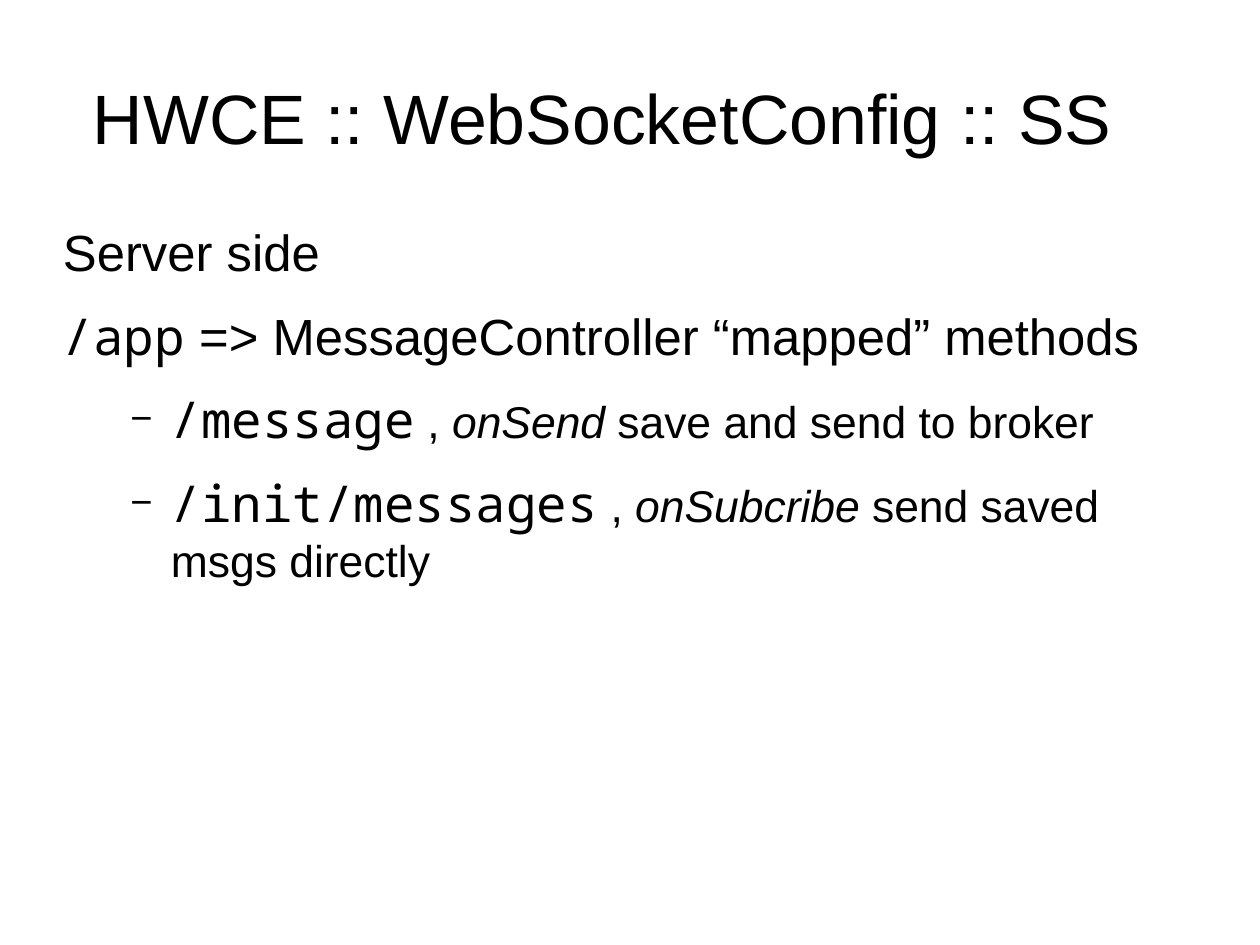
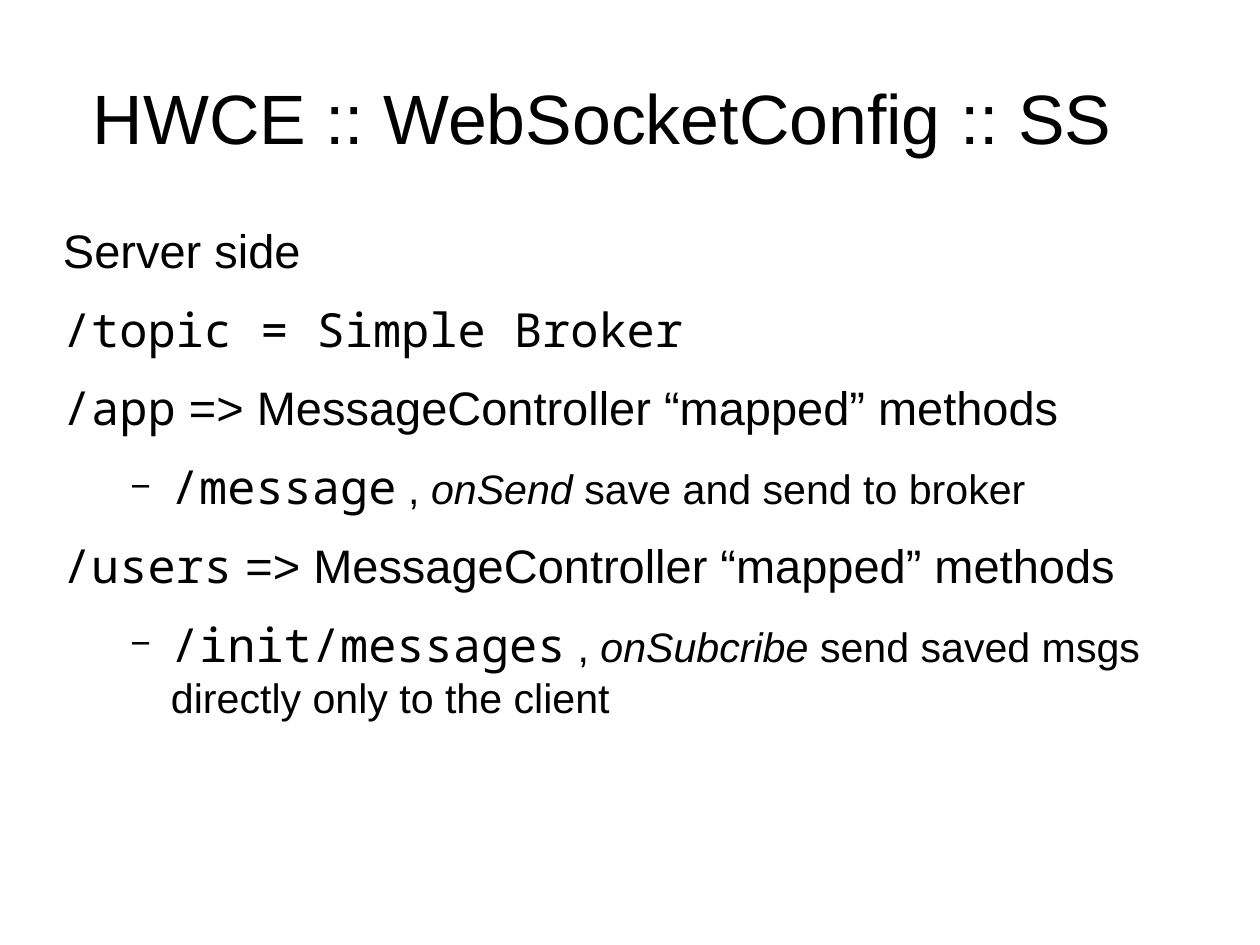
Before and after one commit to Tinvention/Training-websocket-with-spring, a slide deck: slide 15 of websocket-with-spring.odp. Drawn at 1260x945 pixels with LibreOffice and Linux fonts; fonts in the diff are those of the drawing; background and template pictures are left out. Boxes give left, top, right and bottom in pixels: in the first picture for what was removed or moved away, otherwise in the second. Text is boxed around its words. In the diff, an @@ line names an element or a change of style, - is before the commit and + after.

```diff
--- a/websocket-with-spring.odp
+++ b/websocket-with-spring.odp
@@ text at [63, 234, 1058, 516]: size 32 to 29.6 pt in "Server side", "/app => MessageController “mapped” methods", "/message"; size 28 to 25.9 pt in ", onSend save and send to broker" @@
@@ text at [63, 311, 683, 359]: paragraph added @@
+/topic = Simple Broker
@@ text at [63, 549, 1140, 721]: text changed; size 28 to 29.6 pt @@
-  − /init/messages , onSubcribe send saved msgs directly
+/users => MessageController “mapped” methods
+  − /init/messages , onSubcribe send saved msgs directly only to the client
```
Also in this commit, not shown: 5 other slides changed, 1 slide added, 1 slide removed, 4 other files.
